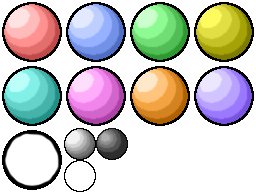
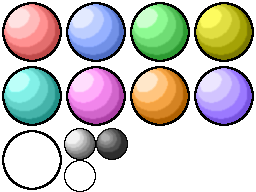
Layers edited between the first and the second 256 × 192 image:
painted on "Emplacement" over box(4, 132, 60, 188)
